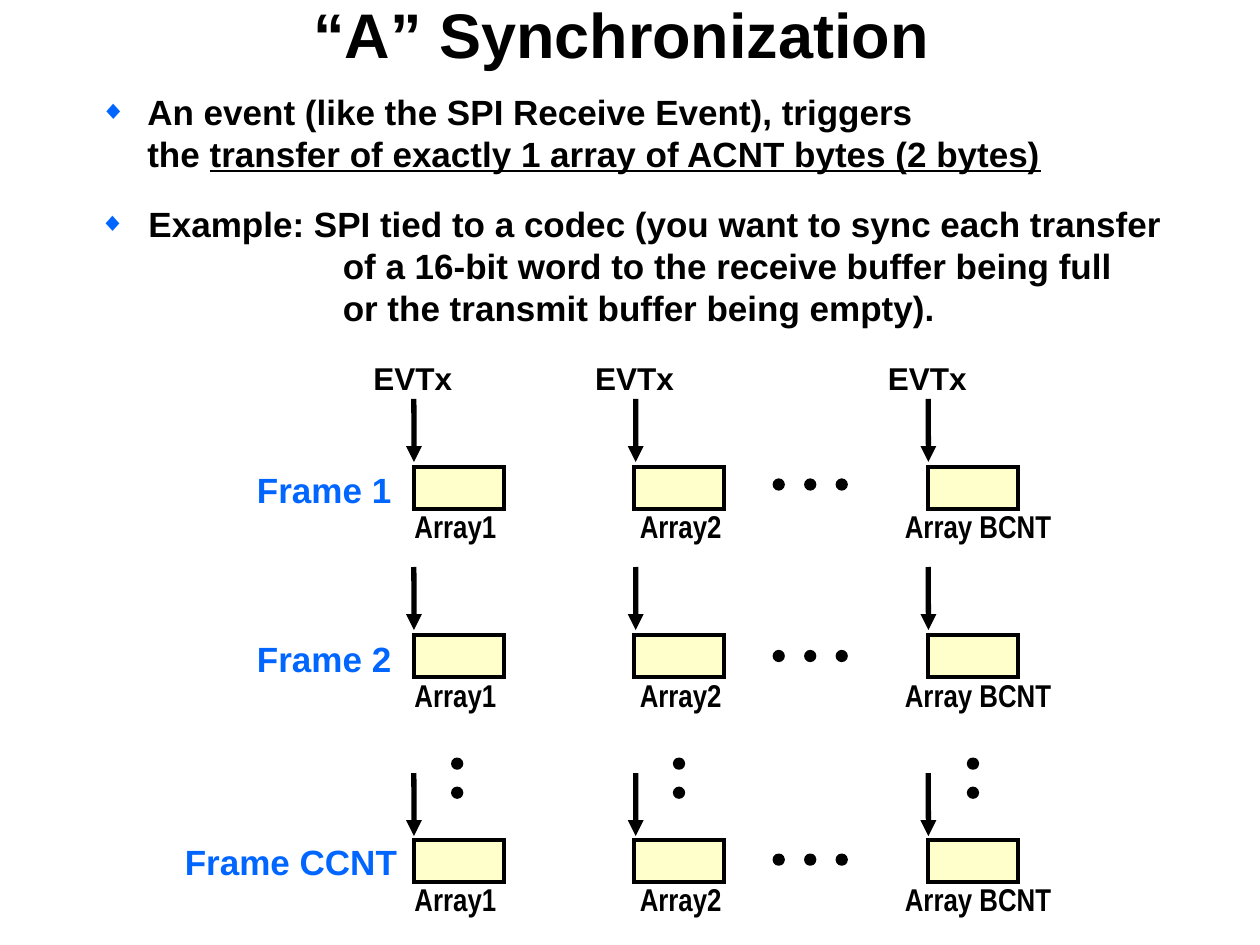
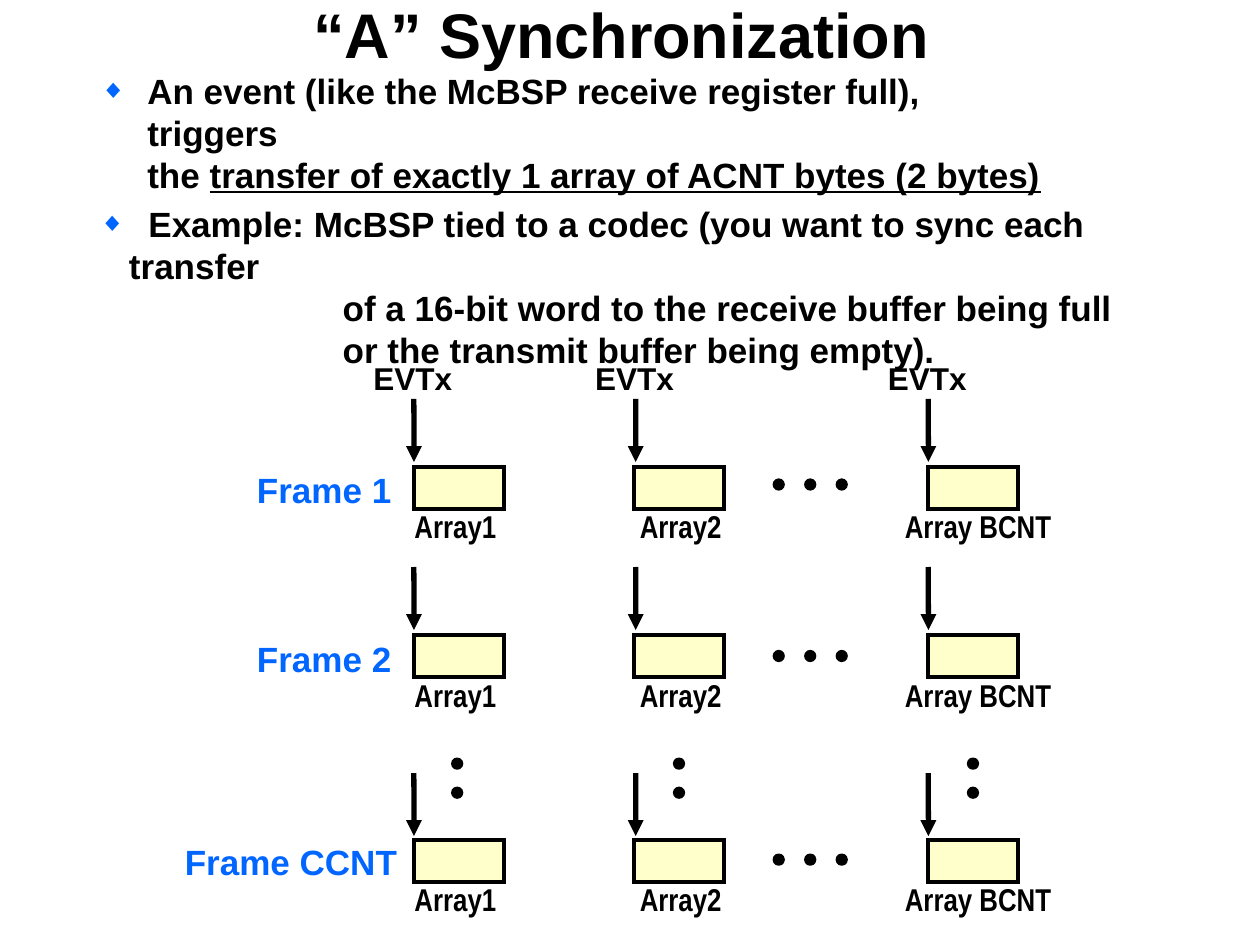
Before and after one commit to hari1989/keystone-workshop, a slide deck: slide 13 of slides/Intro to EDMA.pptx. Drawn at 1260x945 pixels with LibreOffice and Linux fonts; fonts in the diff are those of the drawing; background and template pictures are left out. Boxes give left, top, right and bottom in pixels: in the first picture for what was removed or moved away, otherwise in the second. Text is boxed around its words. In the diff, an @@ line names an element or a change of style, - is before the commit and + after.

```diff
--- a/slides/Intro to EDMA.pptx
+++ b/slides/Intro to EDMA.pptx
@@ text at [147,78,1039,195]: text changed @@
-◆ An event (like the SPI Receive Event), triggers
-  the transfer of exactly 1 array of ACNT bytes (2 bytes)
+◆ An event (like the McBSP receive register full), triggers
+  the transfer of exactly 1 array of ACNT bytes (2 bytes)
@@ text at [129,211,1111,370]: text changed @@
-◆ Example: SPI tied to a codec (you want to sync each transfer
-  of a 16-bit word to the receive buffer being full
-  or the transmit buffer being empty).
+◆ Example: McBSP tied to a codec (you want to sync each transfer
+  of a 16-bit word to the receive buffer being full
+  or the transmit buffer being empty).
```
Also in this commit, not shown: 34 other slides changed, 19 other files.
